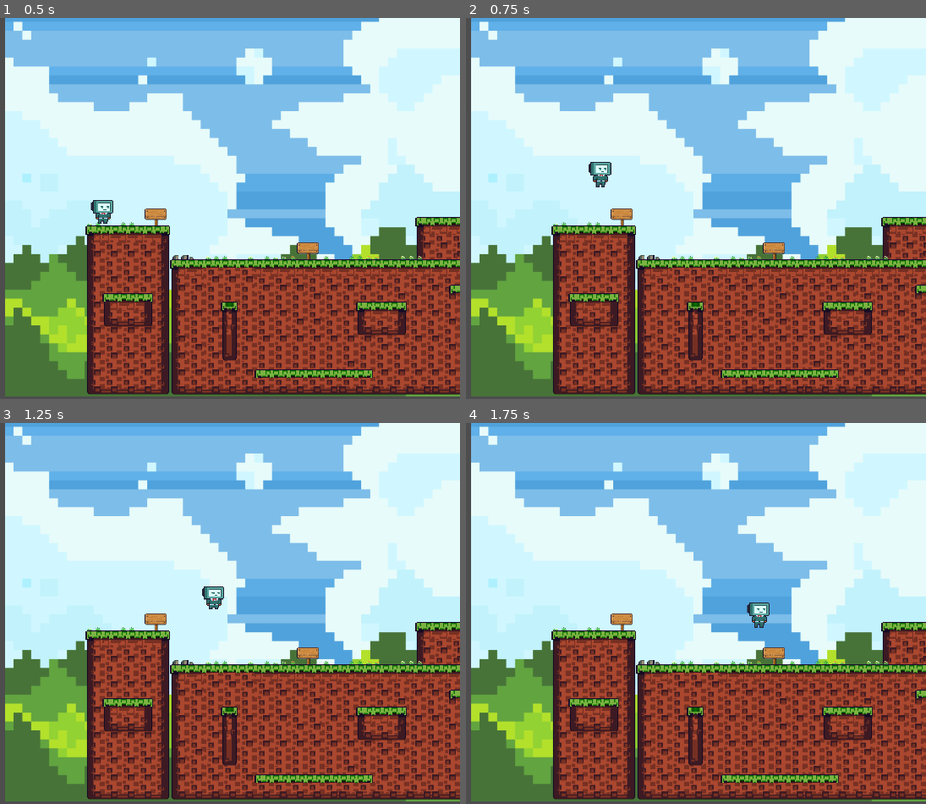
Above: before the commit, frames 1-4 (two rows, left to right).
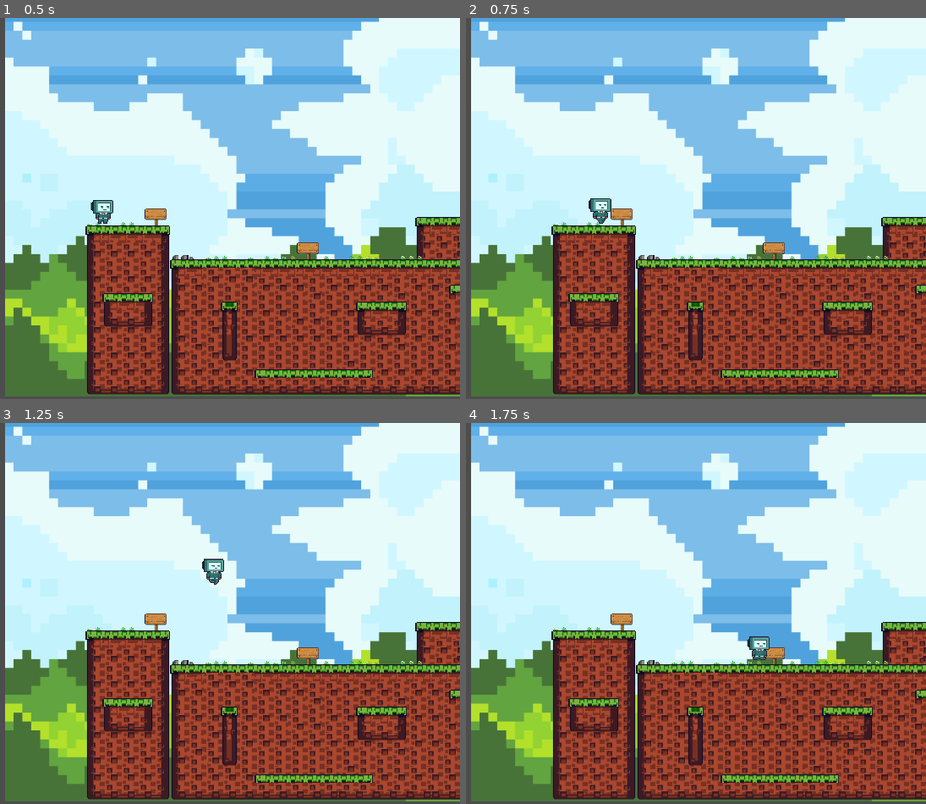
Above: after the commit, the same moments.

Repository: SKYRENZ/CODESTACLE
Game: Godot game, scene res://SCENES/codestackletots.tscn
Two runs of this game, one before a commit and one after it. Both use one fixed random seed, a clock stepped at 60 frames per second and the inputs below. This scene is started directly instead of the project's main scene.
Inputs:
- Up to frame 1 (0.5 s): no input
- Up to frame 2 (0.75 s): tap Enter (ui_accept) at 0.5, 0.6 s; hold Right (ui_right) from 0.53 s (still down)
- Up to frame 3 (1.25 s): keep holding Right (ui_right); tap Space (jump, bound only after the commit) at 0.77, 0.8, 1.07 s
- Up to frame 4 (1.75 s): keep holding Right (ui_right); tap Space (jump, bound only after the commit) at 1.35, 1.52 s; tap Enter (ui_accept) at 1.55 s

Frame 1 is identical in both runs. In frame 2, 0.4% of the frame differs, in the area x 26-32%, y 37-54%; in frame 3, 0.4%; in frame 4, 0.5%, in the area x 61-66%, y 47-63%.

Commit message:
Controls
- walking
- wasd,space controls

Diff:
--- a/SCENES/B-01.tscn
+++ b/SCENES/B-01.tscn
@@ -123,7 +123,7 @@
 }],
 "loop": true,
 "name": &"walking",
-"speed": 5.0
+"speed": 10.0
 }]
 
 [sub_resource type="RectangleShape2D" id="RectangleShape2D_m0vx7"]
@@ -136,7 +136,9 @@
 position = Vector2(-1, 3)
 scale = Vector2(0.17, 0.17)
 sprite_frames = SubResource("SpriteFrames_wb85v")
+animation = &"walking"
 autoplay = "default"
+frame_progress = 0.919568
 
 [node name="CollisionShape2D" type="CollisionShape2D" parent="."]
 position = Vector2(0, 7)
--- a/SCRIPTS/b_01.gd
+++ b/SCRIPTS/b_01.gd
@@ -7,21 +7,27 @@
 
 
 func _physics_process(delta: float) -> void:
+
+	#animations
+	if (velocity.x > 1 || velocity.x < -1):
+		animated_sprite_2d.play("walking")
+	else:
+		animated_sprite_2d.play("default")
 	# Add the gravity.
 	if not is_on_floor():
 		velocity += get_gravity() * delta
 
 	# Handle jump.
-	if Input.is_action_just_pressed("ui_accept") and is_on_floor():
+	if Input.is_action_just_pressed("jump") and is_on_floor():
 		velocity.y = JUMP_VELOCITY
 
 	# Get the input direction and handle the movement/deceleration.
 	# As good practice, you should replace UI actions with custom gameplay actions.
-	var direction := Input.get_axis("ui_left", "ui_right")
+	var direction := Input.get_axis("left", "right")
 	if direction:
 		velocity.x = direction * SPEED
 	else:
-		velocity.x = move_toward(velocity.x, 0, SPEED)
+		velocity.x = move_toward(velocity.x, 0, 12)
 
 	move_and_slide()
 
--- a/project.godot
+++ b/project.godot
@@ -29,6 +29,27 @@
 
 enabled=PackedStringArray("res://addons/godot-firebase/plugin.cfg", "res://addons/nklbdev.aseprite_importers/plugin.cfg")
 
+[input]
+
+left={
+"deadzone": 0.5,
+"events": [Object(InputEventKey,"resource_local_to_scene":false,"resource_name":"","device":0,"window_id":0,"alt_pressed":false,"shift_pressed":false,"ctrl_pressed":false,"meta_pressed":false,"pressed":false,"keycode":0,"physical_keycode":65,"key_label":0,"unicode":0,"location":0,"echo":false,"script":null)
+, Object(InputEventKey,"resource_local_to_scene":false,"resource_name":"","device":-1,"window_id":0,"alt_pressed":false,"shift_pressed":false,"ctrl_pressed":false,"meta_pressed":false,"pressed":false,"keycode":0,"physical_keycode":4194319,"key_label":0,"unicode":0,"location":0,"echo":false,"script":null)
+]
+}
+right={
+"deadzone": 0.5,
+"events": [Object(InputEventKey,"resource_local_to_scene":false,"resource_name":"","device":-1,"window_id":0,"alt_pressed":false,"shift_pressed":false,"ctrl_pressed":false,"meta_pressed":false,"pressed":false,"keycode":0,"physical_keycode":68,"key_label":0,"unicode":100,"location":0,"echo":false,"script":null)
+, Object(InputEventKey,"resource_local_to_scene":false,"resource_name":"","device":-1,"window_id":0,"alt_pressed":false,"shift_pressed":false,"ctrl_pressed":false,"meta_pressed":false,"pressed":false,"keycode":0,"physical_keycode":4194321,"key_label":0,"unicode":0,"location":0,"echo":false,"script":null)
+]
+}
+jump={
+"deadzone": 0.5,
+"events": [Object(InputEventKey,"resource_local_to_scene":false,"resource_name":"","device":-1,"window_id":0,"alt_pressed":false,"shift_pressed":false,"ctrl_pressed":false,"meta_pressed":false,"pressed":false,"keycode":0,"physical_keycode":32,"key_label":0,"unicode":32,"location":0,"echo":false,"script":null)
+, Object(InputEventKey,"resource_local_to_scene":false,"resource_name":"","device":-1,"window_id":0,"alt_pressed":false,"shift_pressed":false,"ctrl_pressed":false,"meta_pressed":false,"pressed":false,"keycode":0,"physical_keycode":87,"key_label":0,"unicode":119,"location":0,"echo":false,"script":null)
+]
+}
+
 [rendering]
 
 renderer/rendering_method="gl_compatibility"
Not shown, added: SCENES/cod55AB.tmp
Not shown, added: SCENES/cod940.tmp
